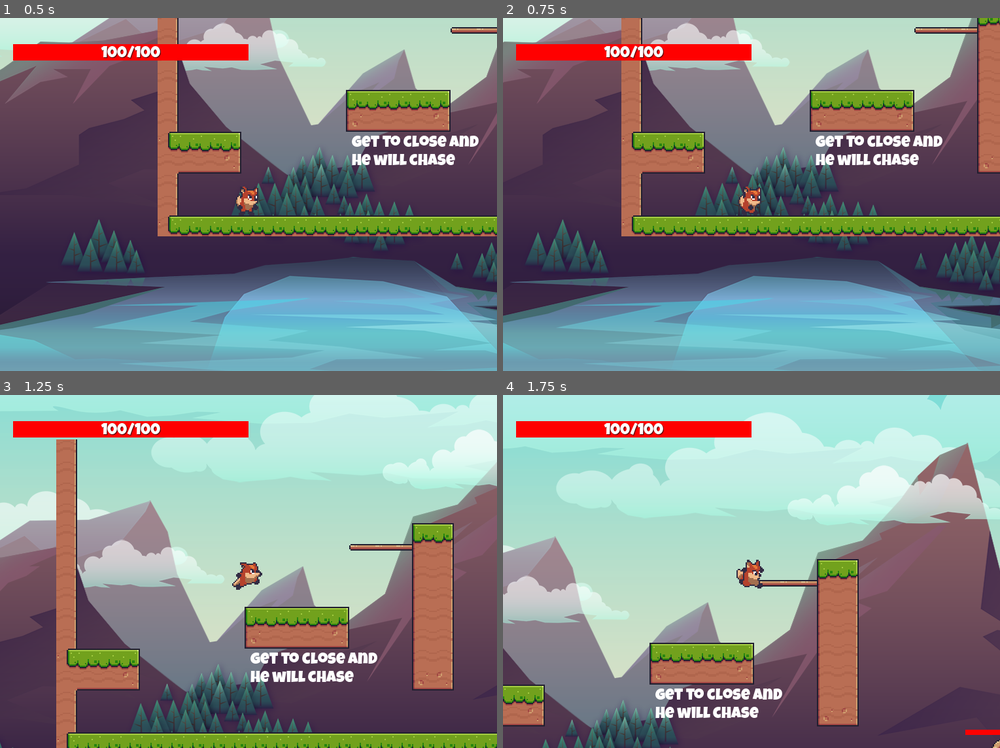
Above: before the commit, frames 1-4 (two rows, left to right).
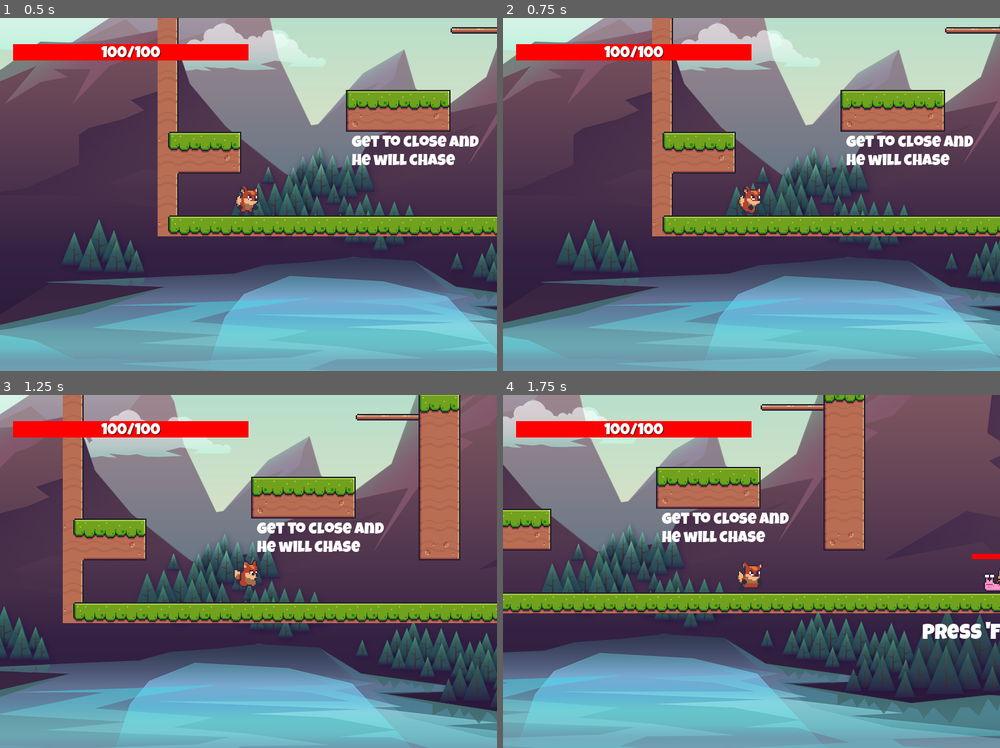
Above: after the commit, the same moments.

Repository: BrownJason/Godot-Testing
Game: Godot game, scene res://scenes/level/level.tscn
The game is run twice, just before and just after one commit, with the same random seed, the same clock (stepped at 60 frames per second) and the same inputs.
Inputs (mouse positions are in pixels of both pictures, inside the frame that each line leads up to):
- Up to frame 1 (0.5 s): no input
- Up to frame 2 (0.75 s): tap F at 0.5 s; move the mouse to (860, 176) at 0.52 s; hold D (move_right) from 0.53 s (still down); click (860, 176) at 0.6 s
- Up to frame 3 (1.25 s): keep holding D (move_right); tap Space (jump) at 0.77, 0.8, 1.07 s
- Up to frame 4 (1.75 s): keep holding D (move_right); tap F at 1.25 s; move the mouse to (652, 589) at 1.27 s; tap Space (jump) at 1.35, 1.52 s; click (652, 589) at 1.55 s

Frame 1 is identical in both runs. In frame 2, 30% of the frame differs, in the area x 0-100%, y 0-98%; in frame 3, 91%; in frame 4, 97%, in the area x 0-100%, y 0-100%.

Commit message:
Moved more parts to components, added coyote timer and jump buffer for better jump handling

Diff:
--- /dev/null
+++ b/scenes/components/advanced_jump/AdvancedJumpComponent.gd
@@ -0,0 +1,60 @@
+class_name AdvancedJumpComponent
+extends Node
+
+@export_subgroup("Nodes")
+@export var jump_buffer_timer: Timer
+@export var coyote_timer: Timer
+
+@export_subgroup("Settings")
+@export var jump_velocity: float = -600.0
+
+var is_going_up: bool = false
+var is_jumping: bool = false
+var last_frame_on_floor: bool = false
+
+func has_just_landed(body: CharacterBody2D) -> bool:
+	return body.is_on_floor() and not last_frame_on_floor and is_jumping
+
+func is_allowed_to_jump(body: CharacterBody2D, want_to_jump: bool) -> bool:
+	return want_to_jump and (body.is_on_floor() or not coyote_timer.is_stopped())
+
+func handle_jump(body: CharacterBody2D, want_to_jump: bool, jump_released: bool):
+	if has_just_landed(body):
+		is_jumping = false
+
+	if is_allowed_to_jump(body, want_to_jump):
+		jump(body)
+
+	handled_coyote_timer(body)
+	handle_jump_buffer(body, want_to_jump)
+	handle_variable_jump(body, jump_released)
+
+	is_going_up = body.velocity.y < 0 and not body.is_on_floor()
+	last_frame_on_floor = body.is_on_floor()
+
+func has_just_stepped_off_ledge(body: CharacterBody2D) -> bool:
+	return not body.is_on_floor() and last_frame_on_floor and not is_jumping
+
+func handled_coyote_timer(body: CharacterBody2D):
+	if has_just_stepped_off_ledge(body):
+		coyote_timer.start()
+
+	if not coyote_timer.is_stopped() and not is_jumping:
+		body.velocity.y = 0
+
+func handle_jump_buffer(body: CharacterBody2D, want_to_jump: bool):
+	if want_to_jump and not body.is_on_floor():
+		jump_buffer_timer.start()
+
+	if body.is_on_floor() and not jump_buffer_timer.is_stopped():
+		jump(body)
+
+func handle_variable_jump(body: CharacterBody2D, jump_released: bool):
+	if jump_released and is_going_up:
+		body.velocity.y = 0
+
+func jump(body: CharacterBody2D):
+	body.velocity.y = jump_velocity
+	jump_buffer_timer.stop()
+	is_jumping = true
+	coyote_timer.stop()
--- /dev/null
+++ b/scenes/components/advanced_jump/AdvancedJumpComponent.tscn
@@ -0,0 +1,16 @@
+[gd_scene load_steps=2 format=3 uid="uid://dmxtqljrcmhfn"]
+
+[ext_resource type="Script" path="res://scenes/components/advanced_jump/AdvancedJumpComponent.gd" id="1_cc2ec"]
+
+[node name="AdvancedJumpComponent" type="Node" node_paths=PackedStringArray("jump_buffer_timer", "coyote_timer")]
+script = ExtResource("1_cc2ec")
+jump_buffer_timer = NodePath("JumpBufferTimer")
+coyote_timer = NodePath("CoyoteTimer")
+
+[node name="JumpBufferTimer" type="Timer" parent="."]
+wait_time = 0.1
+one_shot = true
+
+[node name="CoyoteTimer" type="Timer" parent="."]
+wait_time = 0.08
+one_shot = true
--- /dev/null
+++ b/scenes/components/animation/animtation_component.gd
@@ -0,0 +1,30 @@
+class_name AnimationComponent
+extends Node
+
+@export_subgroup("Nodes")
+@export var sprite: Sprite2D
+@export var anim_player: AnimationPlayer
+
+func handle_horizontal_flip(move_direction: float):
+	if move_direction == 0:
+		return
+
+	sprite.flip_h = false if move_direction > 0 else true
+
+func handle_move_animation(move_direction: float):
+	handle_horizontal_flip(move_direction)
+
+	if move_direction != 0:
+		anim_player.play("run")
+	else:
+		anim_player.play("idle")
+
+func handle_jump_animation(is_jumping: bool, is_falling: bool):
+	if is_jumping:
+		anim_player.play("jump")
+	elif is_falling:
+		anim_player.play("fall")
+
+func handle_hurt_animation(is_hurt: bool):
+	if is_hurt:
+		anim_player.play("hurt")
--- /dev/null
+++ b/scenes/components/animation/animtation_component.tscn
@@ -0,0 +1,6 @@
+[gd_scene load_steps=2 format=3 uid="uid://dihjde5vmsd0b"]
+
+[ext_resource type="Script" path="res://scenes/components/animation/animtation_component.gd" id="1_kn5qr"]
+
+[node name="AnimtationComponent" type="Node"]
+script = ExtResource("1_kn5qr")
--- /dev/null
+++ b/scenes/components/gravity/gravity_component.gd
@@ -0,0 +1,13 @@
+class_name GravityComponent
+extends Node
+
+@export_subgroup("Settings")
+@export var gravity: float = 1200
+
+var is_falling: bool = false
+
+func handle_gravity(body: CharacterBody2D, delta: float) -> void:
+	if not body.is_on_floor():
+		body.velocity.y += gravity * delta
+
+	is_falling = body.velocity.y > 0 and not body.is_on_floor()
--- /dev/null
+++ b/scenes/components/gravity/gravity_component.tscn
@@ -0,0 +1,6 @@
+[gd_scene load_steps=2 format=3 uid="uid://cr6sx6m1rsqlj"]
+
+[ext_resource type="Script" path="res://scenes/components/gravity/gravity_component.gd" id="1_owdm1"]
+
+[node name="GravityComponent" type="Node"]
+script = ExtResource("1_owdm1")
--- a/scenes/components/hit_box/hit_box_component.gd
+++ b/scenes/components/hit_box/hit_box_component.gd
@@ -8,10 +8,6 @@
 func _ready():
 	player.connect("facing_dir_changed", _on_facing_collision_dir)
 
-# Called every frame. 'delta' is the elapsed time since the previous frame.
-func _process(delta):
-	pass
-
 func _on_facing_collision_dir(facing_right):
 	if facing_right:
 		facing_collision_dir.position = facing_collision_dir.facing_right_dir
--- /dev/null
+++ b/scenes/components/input/input_component.gd
@@ -0,0 +1,16 @@
+class_name InputComponent
+extends Node
+
+var input_horizontal: float = 0.0
+
+func _process(delta):
+	input_horizontal = Input.get_axis("move_left","move_right")
+
+func get_jump_input() -> bool:
+	return Input.is_action_just_pressed("jump")
+
+func get_attack_input() -> bool:
+	return Input.is_action_just_pressed("attack")
+
+func released_jump() -> bool:
+	return Input.is_action_just_released("jump")
--- /dev/null
+++ b/scenes/components/input/input_component.tscn
@@ -0,0 +1,6 @@
+[gd_scene load_steps=2 format=3 uid="uid://cfn03tmrmrple"]
+
+[ext_resource type="Script" path="res://scenes/components/input/input_component.gd" id="1_wac1f"]
+
+[node name="InputComponent" type="Node"]
+script = ExtResource("1_wac1f")
--- a/scenes/components/jump/jump_component.gd
+++ b/scenes/components/jump/jump_component.gd
@@ -1,24 +1,14 @@
 class_name JumpComponent
 extends Node
 
-@export var JUMP_VELOCITY: int = -600
-@export var gravity = 1200
+@export var JUMP_VELOCITY: float = -600.0
 
 var can_double_jump: bool = true
+var is_jumping: bool = false
 
-func player_jump(body: CharacterBody2D, delta: float):
-	if body.velocity.y > 0:
-		body.animation_player.play("fall")
-	elif body.velocity.y < 0:
-		body.animation_player.play("jump")
-
-	if Input.is_action_just_pressed("jump") and body.is_on_floor():
+func player_jump(body: CharacterBody2D, delta: float, want_to_jump: bool):
+	if want_to_jump and body.is_on_floor():
 		body.velocity.y += JUMP_VELOCITY
 		can_double_jump = true
 
-	if !body.is_on_floor():
-		if Input.is_action_just_pressed("jump") and can_double_jump:
-			body.velocity.y = JUMP_VELOCITY
-			can_double_jump = false
-		else:
-			body.velocity.y += gravity * delta
+	is_jumping = body.velocity.y < 0 and not body.is_on_floor()
--- a/scenes/components/movement/movement_component.gd
+++ b/scenes/components/movement/movement_component.gd
@@ -1,37 +1,24 @@
 class_name  MovementComponent
 extends Node
 
-@export_category("Movement Info")
+@export_subgroup("Settings")
 @export var speed: int = 300
+@export var ground_accel: float = 6.0
+@export var ground_decel: float = 8.0
+@export var air_accel: float = 10.0
+@export var air_decel: float = 3.0
 
-func _physics_process(delta):
-	pass
 
 # Player movment functions
-func player_movement(delta: float, body: CharacterBody2D, animation_player: AnimationPlayer):
-	body.velocity.x = 0
-	var direction := Vector2(0,0)
-	direction.x = Input.get_axis("move_left","move_right")
+func player_movement(body: CharacterBody2D, direction: float):
+	var velocity_change_speed: float = 0.0
+	if body.is_on_floor():
+		velocity_change_speed = ground_accel if direction != 0 else ground_decel
+	else:
+		velocity_change_speed = air_accel if direction != 0 else air_decel
 
-	if direction.x > 0:
-		body.velocity.x += speed
-	if direction.x < 0:
-		body.velocity.x -= speed
 
-	if body.velocity.x != 0 and body.is_on_floor():
-		animation_player.play("run")
-	elif body.is_on_floor() and !body.is_hurt:
-		animation_player.play("idle")
-
-	update_facing_dir(body)
-
-func update_facing_dir(body: CharacterBody2D):
-	if body.velocity.x < 0:
-		body.sprite_2d.flip_h = true
-		body.emit_signal("facing_dir_changed", !body.sprite_2d.flip_h)
-	if body.velocity.x > 0:
-		body.sprite_2d.flip_h = false
-		body.emit_signal("facing_dir_changed", !body.sprite_2d.flip_h)
+	body.velocity.x = move_toward(body.velocity.x, direction * speed, velocity_change_speed)
 
 # Enemy Movement functions
 func enemy_chase(body, target, delta):
--- a/scenes/player/player.gd
+++ b/scenes/player/player.gd
@@ -4,7 +4,10 @@
 @export var health_comp: HealthComponent
 @export var damage_comp: DamageComponent
 @export var move_comp: MovementComponent
-@export var jump_comp: JumpComponent
+@export var jump_comp: AdvancedJumpComponent
+@export var grav_comp: GravityComponent
+@export var input_comp: InputComponent
+@export var anim_comp: AnimationComponent
 
 @onready var sprite_2d = $Sprite2D
 @onready var cooldown_timer = $DamageComponent/CooldownTimer
@@ -24,10 +27,14 @@
 
 # Called every frame. 'delta' is the elapsed time since the previous frame.
 func _physics_process(delta):
-	move_comp.player_movement(delta, self, animation_player)
-	jump_comp.player_jump(self, delta)
+	grav_comp.handle_gravity(self, delta)
+	move_comp.player_movement(self, input_comp.input_horizontal)
+	jump_comp.handle_jump(self, input_comp.get_jump_input(), input_comp.released_jump())
+	anim_comp.handle_move_animation(input_comp.input_horizontal)
+	anim_comp.handle_jump_animation(jump_comp.is_going_up, grav_comp.is_falling)
+	emit_signal("facing_dir_changed", !sprite_2d.flip_h)
 
-	if enemy != null and Input.is_action_just_pressed("attack"):
+	if enemy != null and input_comp.get_attack_input():
 		damage_comp.deal_damage_on_hit(enemy)
 
 	move_and_slide()
@@ -42,11 +49,11 @@
 func take_damage(damage):
 	health_comp.take_damage(damage)
 	emit_signal("adjust_ui_health", health_comp._health)
-	animation_player.play("hurt")
 	hurt_timer.start()
 	is_hurt = true
 	facing_collision_shape.visible = false
 	set_physics_process(false)
+	anim_comp.handle_hurt_animation(is_hurt)
 
 func _on_hurt_timer_timeout():
 	is_hurt = false
--- a/scenes/player/player.tscn
+++ b/scenes/player/player.tscn
@@ -1,13 +1,16 @@
-[gd_scene load_steps=18 format=3 uid="uid://cexfal8mi8hae"]
+[gd_scene load_steps=21 format=3 uid="uid://cexfal8mi8hae"]
 
 [ext_resource type="Script" path="res://scenes/components/health/health_component.gd" id="1_6qcoi"]
 [ext_resource type="Script" path="res://scenes/player/player.gd" id="1_uxxst"]
+[ext_resource type="Script" path="res://scenes/components/animation/animtation_component.gd" id="2_6gojv"]
 [ext_resource type="Script" path="res://scenes/components/damage/damage_component.gd" id="2_w4tjt"]
+[ext_resource type="Script" path="res://scenes/components/gravity/gravity_component.gd" id="3_d7b6n"]
+[ext_resource type="Script" path="res://scenes/components/input/input_component.gd" id="4_3va5q"]
 [ext_resource type="Texture2D" uid="uid://df4tgcwt8xmor" path="res://assest/player.png" id="5_fhfsk"]
-[ext_resource type="PackedScene" uid="uid://dfy0godf1pyn8" path="res://scenes/components/jump/jump_component.tscn" id="5_k10n1"]
 [ext_resource type="Script" path="res://scenes/components/movement/movement_component.gd" id="5_tmp4o"]
 [ext_resource type="PackedScene" uid="uid://ci233y1oi85ox" path="res://scenes/components/hit_box/hit_box_component.tscn" id="6_cvooe"]
 [ext_resource type="Script" path="res://scenes/player/facing_dir.gd" id="6_rp8as"]
+[ext_resource type="Script" path="res://scenes/components/advanced_jump/AdvancedJumpComponent.gd" id="8_ndq3x"]
 
 [sub_resource type="CapsuleShape2D" id="CapsuleShape2D_saekv"]
 radius = 7.0
@@ -126,20 +129,34 @@
 "run": SubResource("Animation_6w88s")
 }
 
-[node name="Player" type="CharacterBody2D" node_paths=PackedStringArray("health_comp", "damage_comp", "move_comp", "jump_comp") groups=["Player"]]
+[node name="Player" type="CharacterBody2D" node_paths=PackedStringArray("health_comp", "damage_comp", "move_comp", "jump_comp", "grav_comp", "input_comp", "anim_comp") groups=["Player"]]
 z_index = 1
 collision_layer = 2
 script = ExtResource("1_uxxst")
 health_comp = NodePath("HealthComponent")
 damage_comp = NodePath("DamageComponent")
 move_comp = NodePath("MovementComponent")
-jump_comp = NodePath("JumpComponent")
+jump_comp = NodePath("AdvancedJumpComponent")
+grav_comp = NodePath("GravityComponent")
+input_comp = NodePath("InputComponent")
+anim_comp = NodePath("AnimationComponent")
+
+[node name="AnimationComponent" type="Node" parent="." node_paths=PackedStringArray("sprite", "anim_player")]
+script = ExtResource("2_6gojv")
+sprite = NodePath("../Sprite2D")
+anim_player = NodePath("../AnimationPlayer")
 
 [node name="HealthComponent" type="Node" parent="."]
 script = ExtResource("1_6qcoi")
 _max_health = 100.0
 _can_heal_on_level_up = true
 
+[node name="GravityComponent" type="Node" parent="."]
+script = ExtResource("3_d7b6n")
+
+[node name="InputComponent" type="Node" parent="."]
+script = ExtResource("4_3va5q")
+
 [node name="DamageComponent" type="Node" parent="." node_paths=PackedStringArray("cooldown_timer")]
 script = ExtResource("2_w4tjt")
 _damage_amount = 10.0
@@ -149,8 +166,23 @@
 
 [node name="MovementComponent" type="Node" parent="."]
 script = ExtResource("5_tmp4o")
-
-[node name="JumpComponent" parent="." instance=ExtResource("5_k10n1")]
+ground_accel = 12.0
+ground_decel = 20.0
+air_accel = 12.0
+air_decel = 20.0
+
+[node name="AdvancedJumpComponent" type="Node" parent="." node_paths=PackedStringArray("jump_buffer_timer", "coyote_timer")]
+script = ExtResource("8_ndq3x")
+jump_buffer_timer = NodePath("JumpBufferTimer")
+coyote_timer = NodePath("CoyoteTimer")
+
+[node name="JumpBufferTimer" type="Timer" parent="AdvancedJumpComponent"]
+wait_time = 0.1
+one_shot = true
+
+[node name="CoyoteTimer" type="Timer" parent="AdvancedJumpComponent"]
+wait_time = 0.08
+one_shot = true
 
 [node name="Sprite2D" type="Sprite2D" parent="."]
 texture = ExtResource("5_fhfsk")
@@ -180,6 +212,7 @@
 autoplay = "idle"
 
 [node name="HurtTimer" type="Timer" parent="."]
+one_shot = true
 
 [connection signal="body_entered" from="HitBoxComponent" to="." method="_on_hit_box_component_body_entered"]
 [connection signal="body_exited" from="HitBoxComponent" to="." method="_on_hit_box_component_body_exited"]
